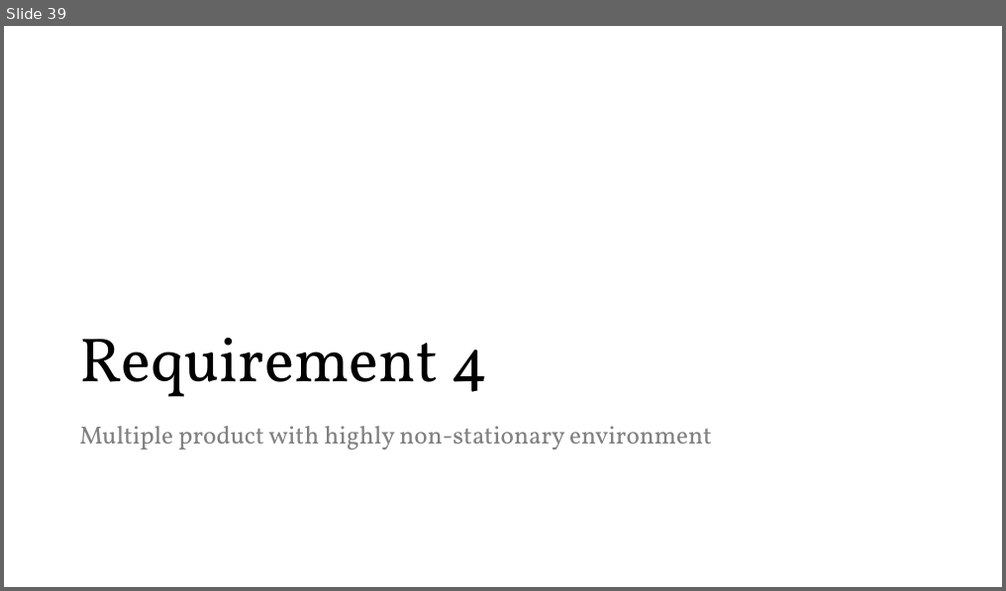
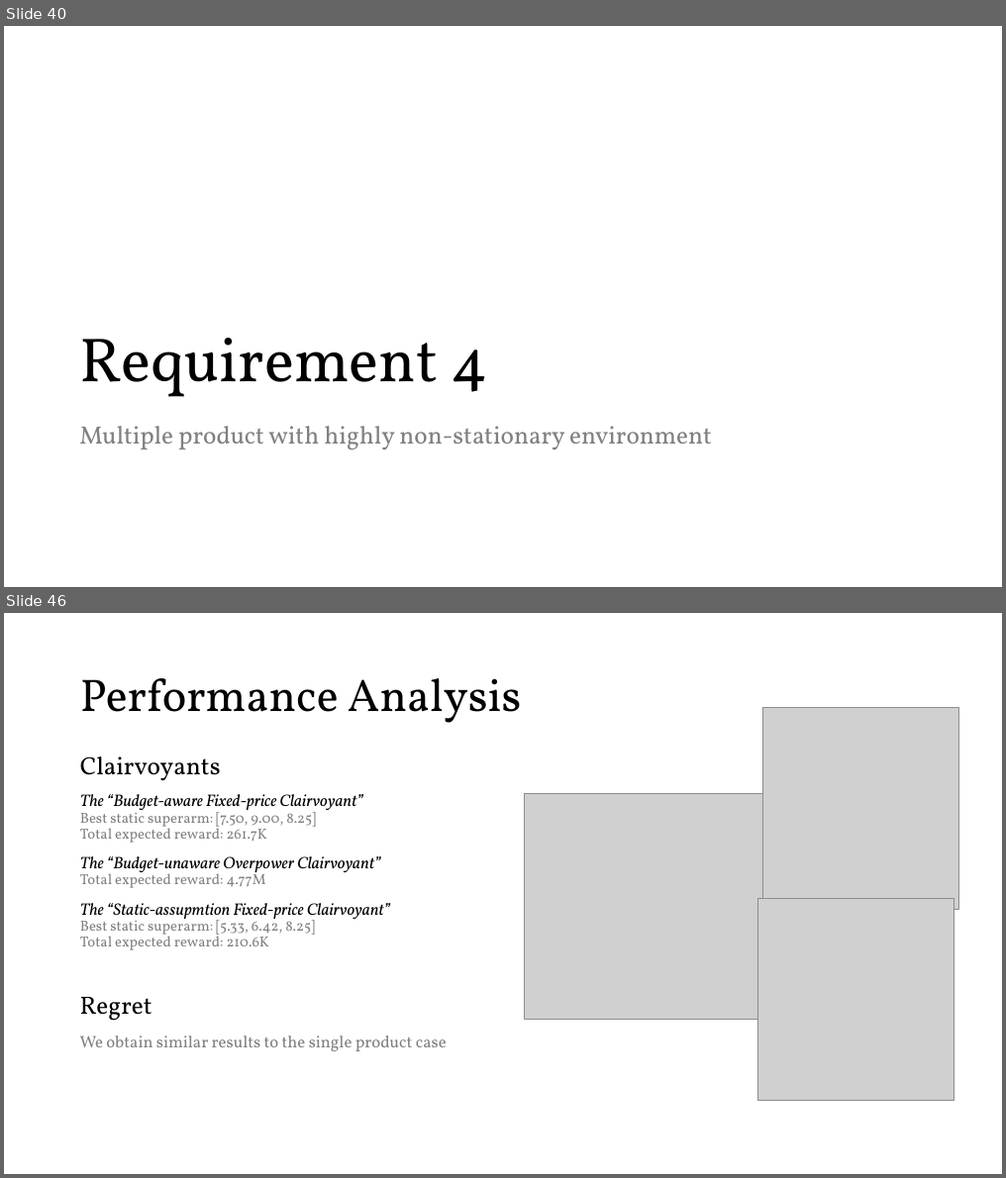
Before and after one commit to peetceenatoo/online-learning, a slide deck: Slides.pptx. Shown one above the other, each under a label of ours: slide 39 before the commit, slides 40 and 46 after it; the slides between them are not shown. The pictures are 1006x591 and 1006x1178 pixels, drawn with LibreOffice and Linux fonts; fonts in the diff are those of the drawing; grey boxes stand for pictures. Boxes give left, top, right and bottom in pixels: in the first picture for what was removed or moved away, otherwise in the second. Text is boxed around its words. In the diff, an @@ line names an element or a change of style, - is before the commit and + after.

```diff
--- a/Slides.pptx
+++ b/Slides.pptx
@@ slide 46 added at <box>4,613,1002,1174</box>, background #FFFFFF @@
@@ title added at <box>80,678,521,723</box>, 44 pt, text #000000 @@
+Performance Analysis
@@ picture added at <box>763,707,959,909</box> @@
@@ text added at <box>80,757,390,951</box>, 14 pt, text #808080 @@
+Clairvoyants
+The “Budget-aware Fixed-price Clairvoyant”
+Best static superarm: [7.50, 9.00, 8.25]
+Total expected reward: 261.7K
+The “Budget-unaware Overpower Clairvoyant”
+Total expected reward: 4.77M
+The “Static-assupmtion Fixed-price Clairvoyant”
+Best static superarm: [5.33, 6.42, 8.25]
+Total expected reward: 210.6K
@@ picture added at <box>525,794,763,1020</box> @@
@@ picture added at <box>757,899,954,1101</box> @@
@@ text added at <box>80,997,447,1052</box>, 16 pt, text #808080 @@
+Regret
+We obtain similar results to the single product case
@@ what was slide 39 is now slide 40 @@
```
Also in this commit, not shown: 14 slides changed, 8 other slides added, 1 other file.
